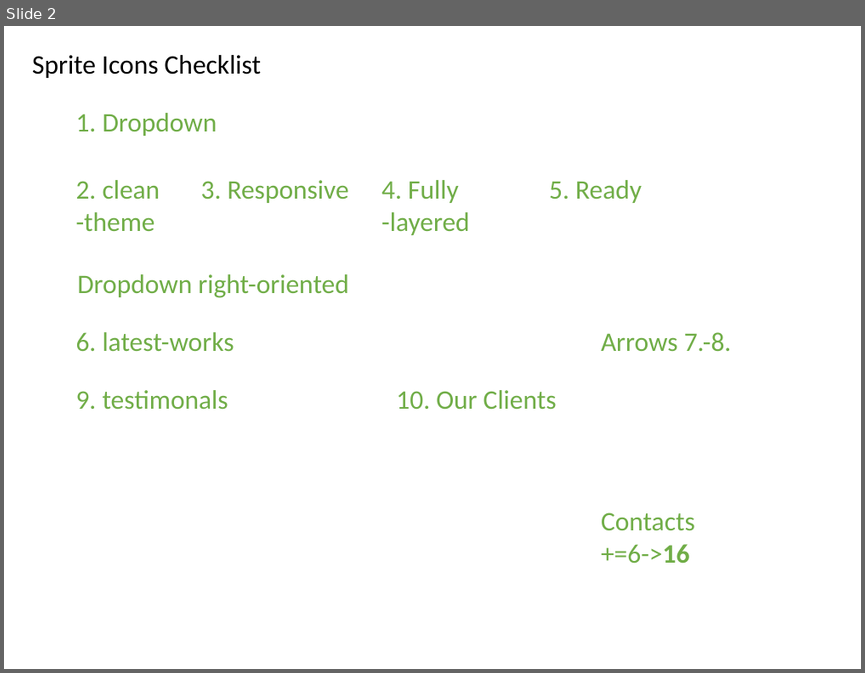
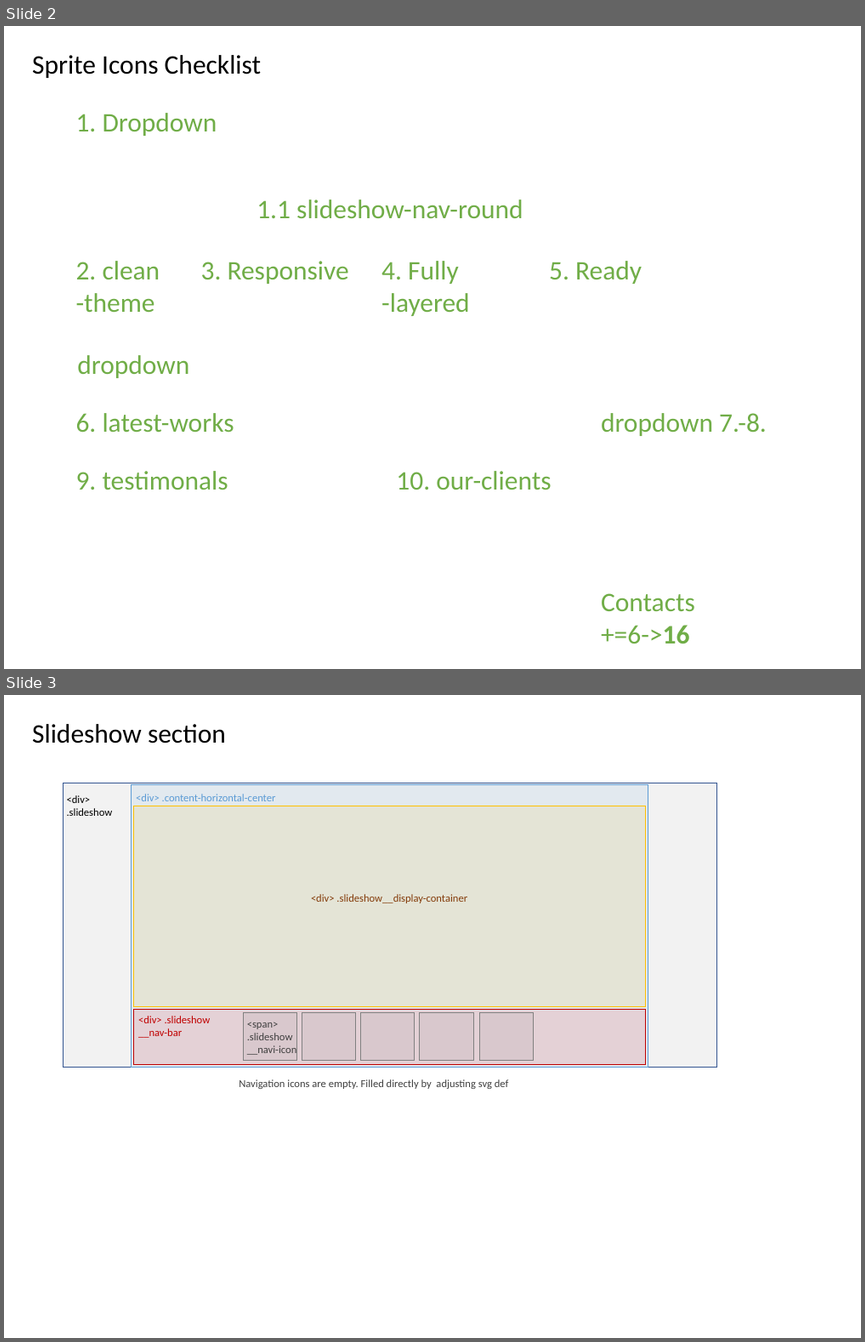
Before and after one commit to taletski/firstpage-vanilla, a slide deck: layout.pptx. Shown one above the other, each under a label of ours: slide 2 before the commit, slides 2 and 3 after it. The pictures are 865x673 and 865x1342 pixels, drawn with LibreOffice and Linux fonts; fonts in the diff are those of the drawing. Boxes give left, top, right and bottom in pixels: in the first picture for what was removed or moved away, otherwise in the second. Text is boxed around its words. In the diff, an @@ line names an element or a change of style, - is before the commit and + after.

Commit message:
added layout for the slideshow section

```diff
--- a/layout.pptx
+++ b/layout.pptx
@@ slide 3 added at [4, 695, 861, 1338], background #FFFFFF @@
@@ text added at [32, 724, 226, 743], 40 pt, text #000000 @@
+Slideshow section
@@ rectangle added at [63, 783, 717, 1067], fill #F2F2F2, outline #325491 1 pt @@
@@ text added at [67, 795, 113, 816], 16 pt, text #000000 @@
+<div>
+.slideshow
@@ rectangle added at [132, 784, 648, 1067], fill #5B9BD5 at 10% opacity, outline #5B9BD5 1 pt @@
@@ text added at [136, 794, 276, 801], 16 pt, text #5B9BD5 @@
+<div> .content-horizontal-center
@@ rectangle added at [134, 806, 646, 1007], fill #FFC000 at 10% opacity, outline #FFC000 1 pt @@
@@ text added at [311, 894, 467, 903], 16 pt, text #843C0B @@
+<div> .slideshow__display-container
@@ rectangle added at [134, 1009, 646, 1064], fill #FF0000 at 10% opacity, outline #C00000 1 pt @@
@@ text added at [138, 1015, 211, 1038], 16 pt, text #C00000 @@
+<div> .slideshow
+__nav-bar
@@ rectangle added at [243, 1013, 296, 1061], fill #808080 at 10% opacity, outline #808080 1 pt @@
@@ text added at [247, 1021, 297, 1056], 16 pt, text #404040 @@
+<span>
+.slideshow
+__navi-icon
@@ rectangle added at [302, 1013, 355, 1061], fill #808080 at 10% opacity, outline #808080 1 pt @@
@@ rectangle added at [360, 1013, 414, 1061], fill #808080 at 10% opacity, outline #808080 1 pt @@
@@ rectangle added at [420, 1013, 473, 1061], fill #808080 at 10% opacity, outline #808080 1 pt @@
@@ rectangle added at [480, 1013, 533, 1061], fill #808080 at 10% opacity, outline #808080 1 pt @@
@@ text added at [239, 1079, 509, 1089], 16 pt, text #404040 @@
+Navigation icons are empty. Filled directly by adjusting svg def
@@ slide 2 changed as well @@
@@ text added at [256, 199, 522, 218], 40 pt, text #70AD47 @@
+1.1 slideshow-nav-round
@@ 7 texts: place and size @@
-7 texts at [76, 180, 695, 562]
+7 texts at [76, 261, 695, 643]
@@ text at [77, 355, 189, 378]: text changed @@
-Dropdown right-oriented
+dropdown
@@ text at [601, 413, 766, 436]: text changed @@
-Arrows 7.-8.
+dropdown 7.-8.
@@ text at [396, 471, 551, 489]: text changed @@
-10. Our Clients
+10. our-clients
```
Also in this commit, not shown: 1 other slide changed.
